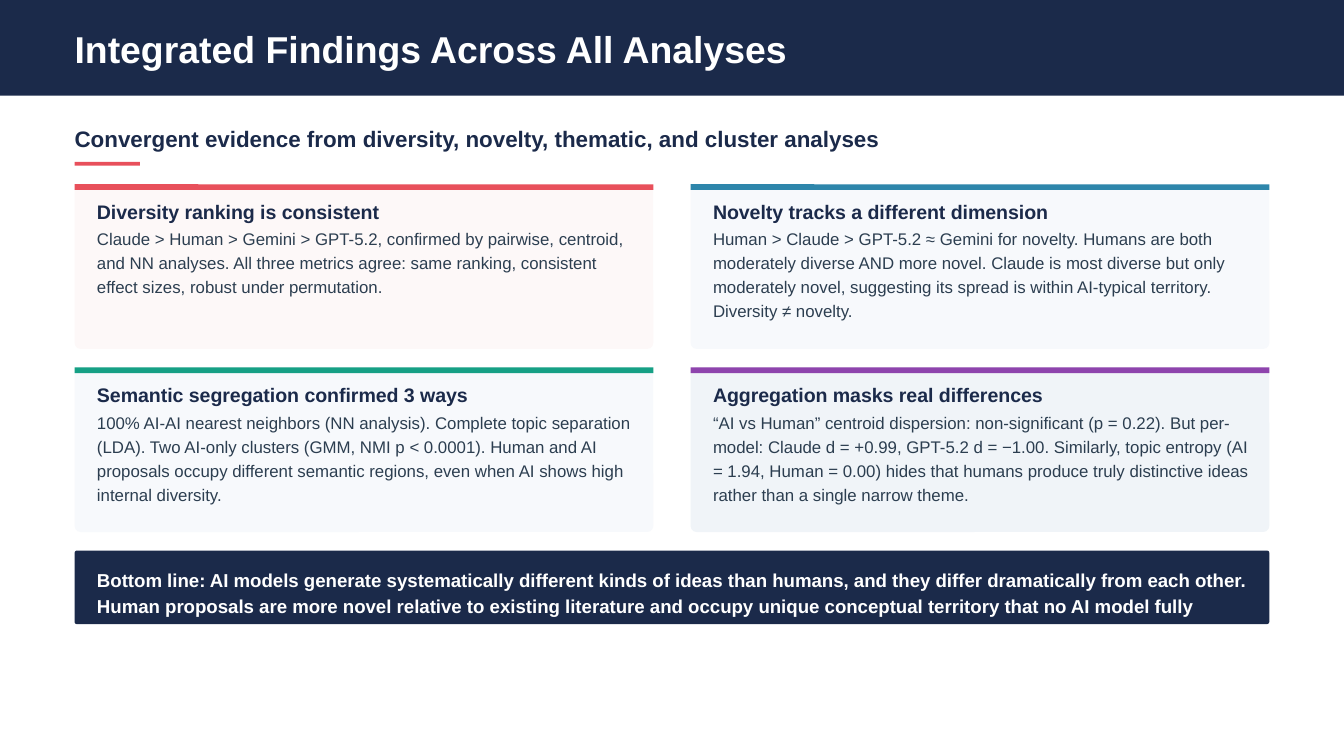
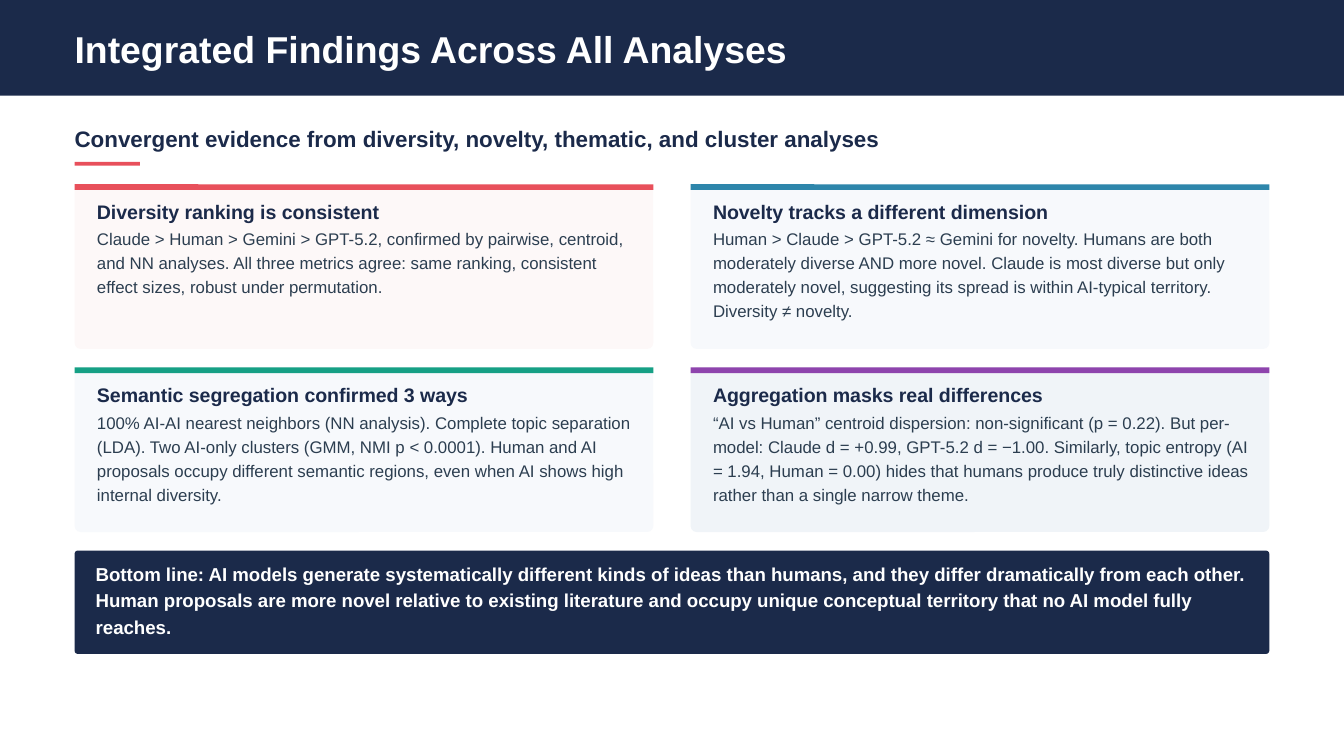
Before and after one commit to eveyhuang/human-AI-proposal, a slide deck: slide 14 of results/diversity_analysis_presentation_baseline.pptx (slide 13 before the commit). Drawn at 1344x756 pixels with LibreOffice and Linux fonts; fonts in the diff are those of the drawing. Boxes give left, top, right and bottom in pixels: in the first picture for what was removed or moved away, otherwise in the second. Text is boxed around its words. In the diff, an @@ line names an element or a change of style, - is before the commit and + after.

Commit message:
updated metadata for ai models

```diff
--- a/results/diversity_analysis_presentation_baseline.pptx
+++ b/results/diversity_analysis_presentation_baseline.pptx
@@ rounded rectangle: place and size @@
-rounded rectangle at box(75, 551, 1270, 625)
+rounded rectangle at box(75, 551, 1270, 655)
@@ text "Bottom line: AI models generate ...": place and size @@
-text "Bottom line: AI models generate ..." at box(97, 573, 1246, 617)
+text "Bottom line: AI models generate ..." at box(96, 567, 1245, 611)
```
Also in this commit, not shown: 14 other slides changed, 4 slides added, 15 other files.
